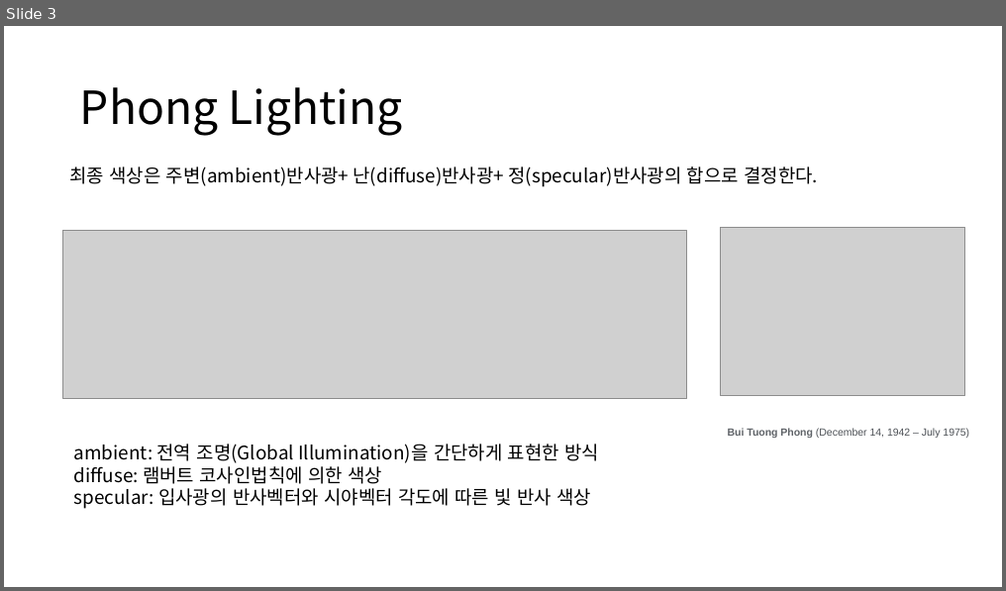
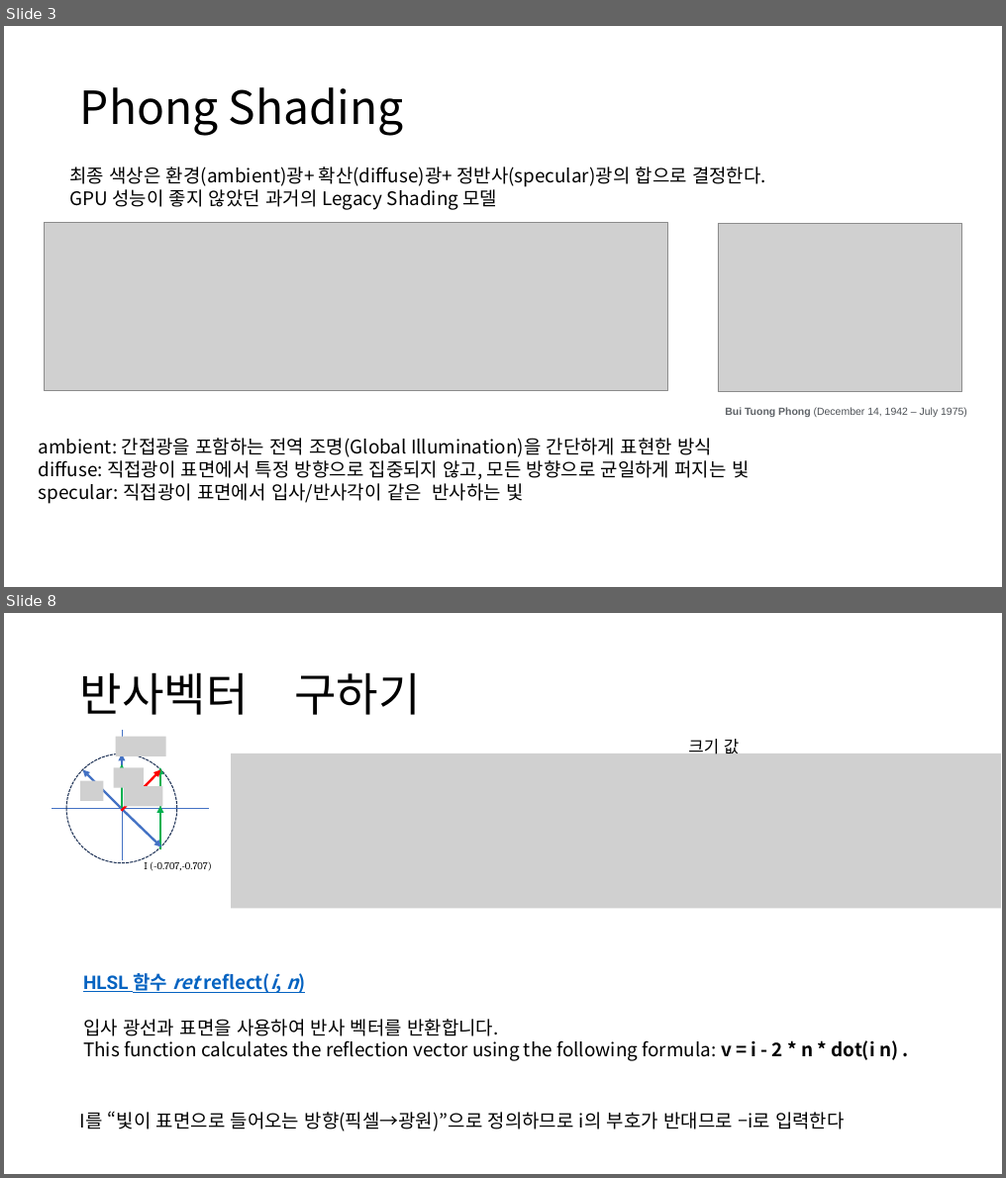
Before and after one commit to ldw9981/D3D11_Tutorial, a slide deck: Documents/07-Lighting2(Blinn-Phong).pptx. Shown one above the other, each under a label of ours: slide 3 before the commit, slides 3 and 8 after it; the slides between them are not shown. The pictures are 1006x591 and 1006x1178 pixels, drawn with LibreOffice and Linux fonts; fonts in the diff are those of the drawing; grey boxes stand for pictures; background and template pictures are left out. Boxes give left, top, right and bottom in pixels: in the first picture for what was removed or moved away, otherwise in the second. Text is boxed around its words. In the diff, an @@ line names an element or a change of style, - is before the commit and + after.

```diff
--- a/Documents/07-Lighting2(Blinn-Phong).pptx
+++ b/Documents/07-Lighting2(Blinn-Phong).pptx
@@ slide 8 added at (4,613,1002,1174), background #FFFFFF @@
@@ title added at (80,672,420,715), 44 pt, text #000000 @@
+반사벡터 구하기
@@ line added from (122, 730) to (122, 861), #4472C4 0.5 pt @@
@@ ellipse added at (66,754,177,863), outline #1E3256 1 pt dashed @@
@@ picture added at (116,737,166,757) @@
@@ arrow added from (122, 808) to (122, 754), #4472C4 2.25 pt @@
@@ picture added at (231,754,1001,909) @@
@@ text added at (688,739,739,758), 16 pt, text #000000 @@
+크기 값
@@ picture added at (80,780,104,801) @@
@@ arrow added from (124, 811) to (82, 770), #4472C4 2.25 pt @@
@@ picture added at (113,768,144,788) @@
@@ arrow added from (122, 808) to (122, 764), #00B050 2.25 pt @@
@@ arrow added from (122, 811) to (160, 770), #FF0000 2.25 pt @@
@@ picture added at (123,786,162,807) @@
@@ arrow added from (160, 811) to (160, 767), #00B050 2.25 pt @@
@@ line added from (52, 808) to (209, 808), #4472C4 0.5 pt @@
@@ arrow added from (122, 808) to (161, 848), #4472C4 2.25 pt @@
@@ arrow added from (160, 850) to (160, 806), #00B050 2.25 pt @@
@@ text added at (144,862,212,871), 10 pt, text #000000 @@
+I (-0.707,-0.707)
@@ text added at (83,973,898,1061), 18 pt, text #000000 @@
+HLSL 함수 ret reflect(i, n)
+입사 광선과 표면을 사용하여 반사 벡터를 반환합니다.
+This function calculates the reflection vector using the following formula: v = i - 2 * n * dot(i n) .
@@ text added at (80,1111,845,1132), 18 pt, text #000000 @@
+I를 “빛이 표면으로 들어오는 방향(픽셀→광원)”으로 정의하므로 i의 부호가 반대므로 –i로 입력한다
@@ slide 3 changed as well @@
@@ title at (80,87,404,136): text changed @@
-Phong Lighting
+Phong Shading
@@ text at (69,167,766,210): text changed @@
-최종 색상은 주변(ambient)반사광+ 난(diffuse)반사광+ 정(specular)반사광의 합으로 결정한다.
+최종 색상은 환경(ambient)광+ 확산(diffuse)광+ 정반사(specular)광의 합으로 결정한다.
+GPU 성능이 좋지 않았던 과거의 Legacy Shading 모델
@@ picture: place and size @@
-picture at (62,230,686,399)
+picture at (44,222,667,390)
@@ picture: place and size @@
-picture at (721,227,965,396)
+picture at (718,224,963,392)
@@ text "Bui Tuong Phong (December 14, ...": place and size @@
-text "Bui Tuong Phong (December 14, ..." at (728,428,969,438)
+text "Bui Tuong Phong (December 14, ..." at (725,407,967,417)
@@ text at (39,438,748,504): text changed @@
-ambient: 전역 조명(Global Illumination)을 간단하게 표현한 방식
-diffuse: 램버트 코사인법칙에 의한 색상
-specular: 입사광의 반사벡터와 시야벡터 각도에 따른 빛 반사 색상
+ambient: 간접광을 포함하는 전역 조명(Global Illumination)을 간단하게 표현한 방식
+diffuse: 직접광이 표면에서 특정 방향으로 집중되지 않고, 모든 방향으로 균일하게 퍼지는 빛
+specular: 직접광이 표면에서 입사/반사각이 같은 반사하는 빛
```
Also in this commit, not shown: 6 other slides changed, 2 other slides added, 3 other files.
